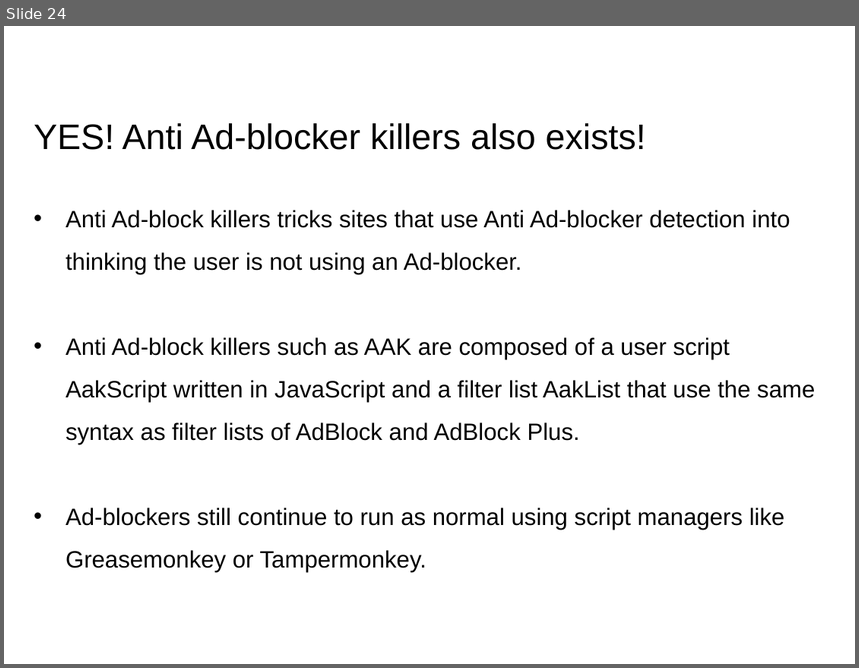
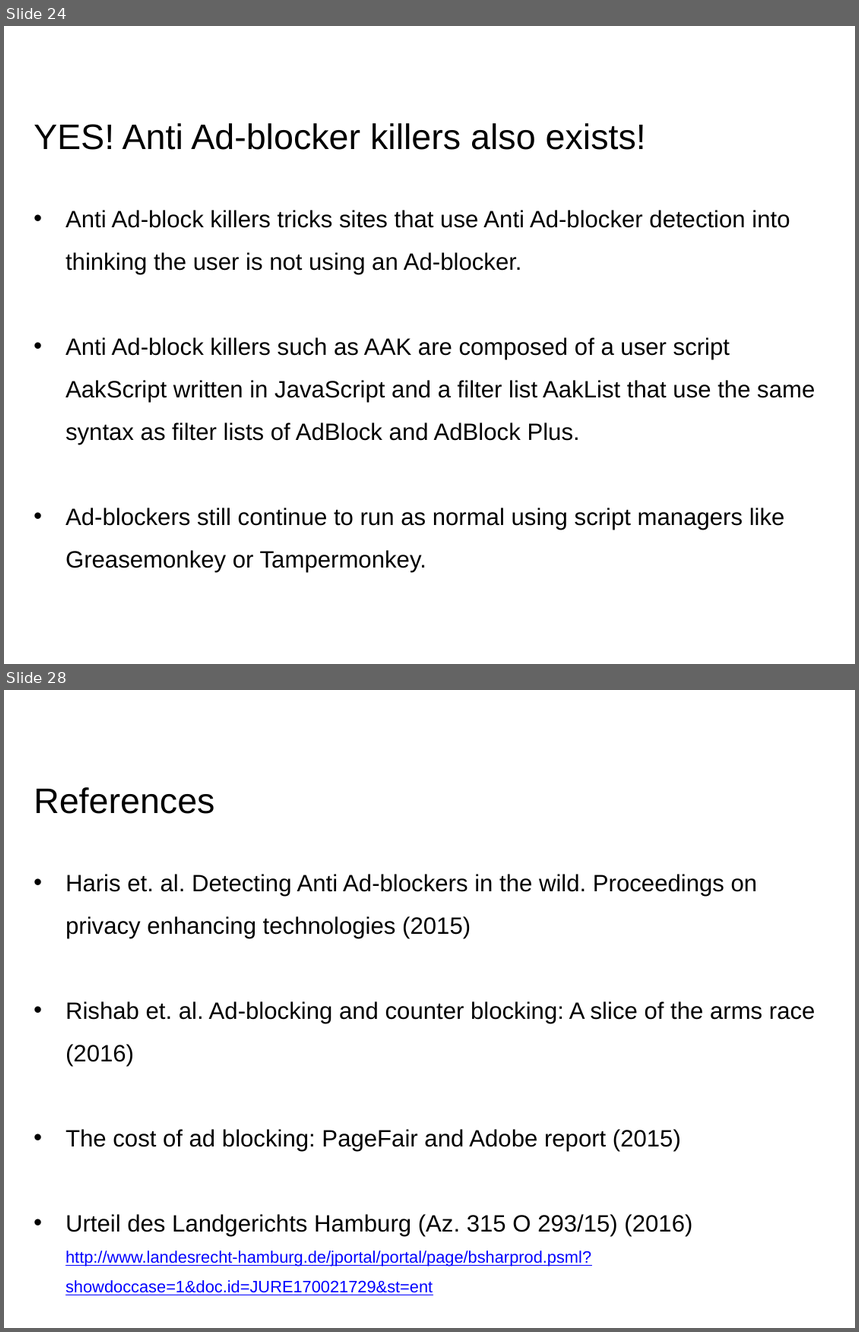
Before and after one commit to RohitPanda/seminar-blocking-adblockers, a slide deck: ppt/Seminar - Rohit & Rohit.pptx. Shown one above the other, each under a label of ours: slide 24 before the commit, slides 24 and 28 after it; the slides between them are not shown. The pictures are 859x668 and 859x1332 pixels, drawn with LibreOffice and Linux fonts; fonts in the diff are those of the drawing; background and template pictures are left out. Boxes give left, top, right and bottom in pixels: in the first picture for what was removed or moved away, otherwise in the second. Text is boxed around its words. In the diff, an @@ line names an element or a change of style, - is before the commit and + after.

```diff
--- a/ppt/Seminar - Rohit & Rohit.pptx
+++ b/ppt/Seminar - Rohit & Rohit.pptx
@@ slide 28 added at [4, 690, 855, 1328], background #FFFFFF @@
@@ title added at [34, 787, 215, 814], 30 pt, text #000000 @@
+References
@@ text added at [66, 874, 816, 1296], 20 pt, text #000000 @@
+• Haris et. al. Detecting Anti Ad-blockers in the wild. Proceedings on privacy enhancing technologies (2015)
+• Rishab et. al. Ad-blocking and counter blocking: A slice of the arms race (2016)
+• The cost of ad blocking: PageFair and Adobe report (2015)
+• Urteil des Landgerichts Hamburg (Az. 315 O 293/15) (2016) http://www.landesrecht-hamburg.de/jportal/portal/page/bsharprod.psml?showdoccase=1&doc.id=JURE170021729&st=ent
```
Also in this commit, not shown: 10 slides changed, 1 other slide added, 1 slide removed, 2 other files.
